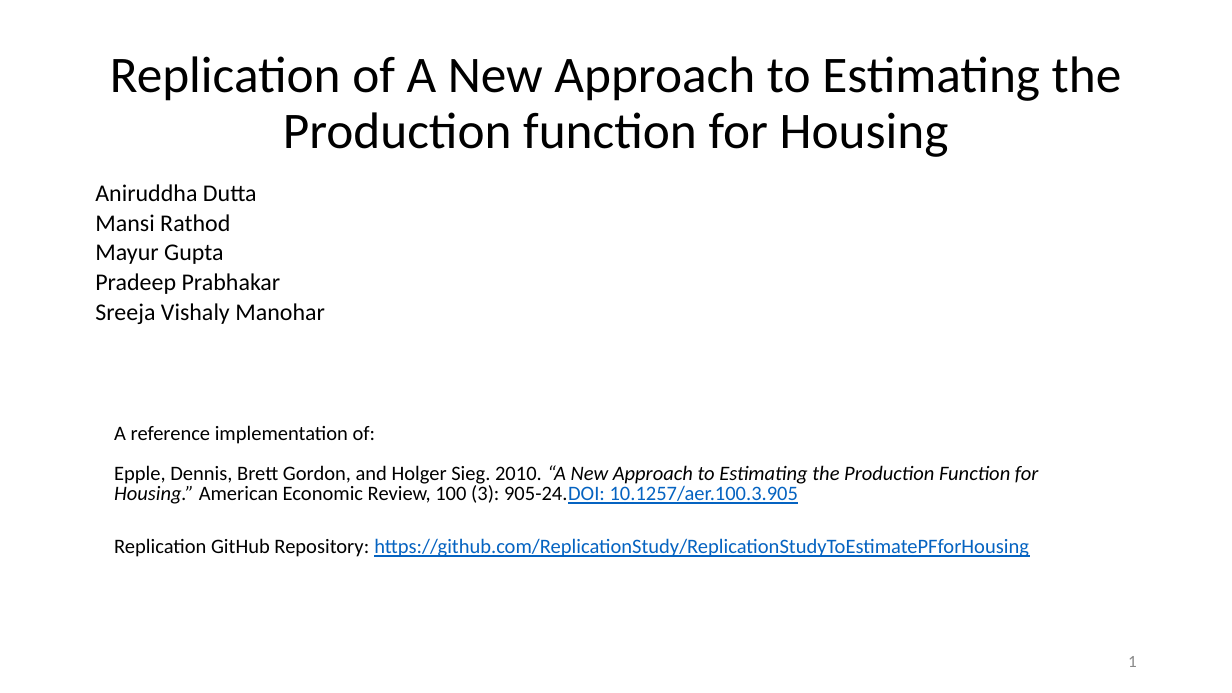
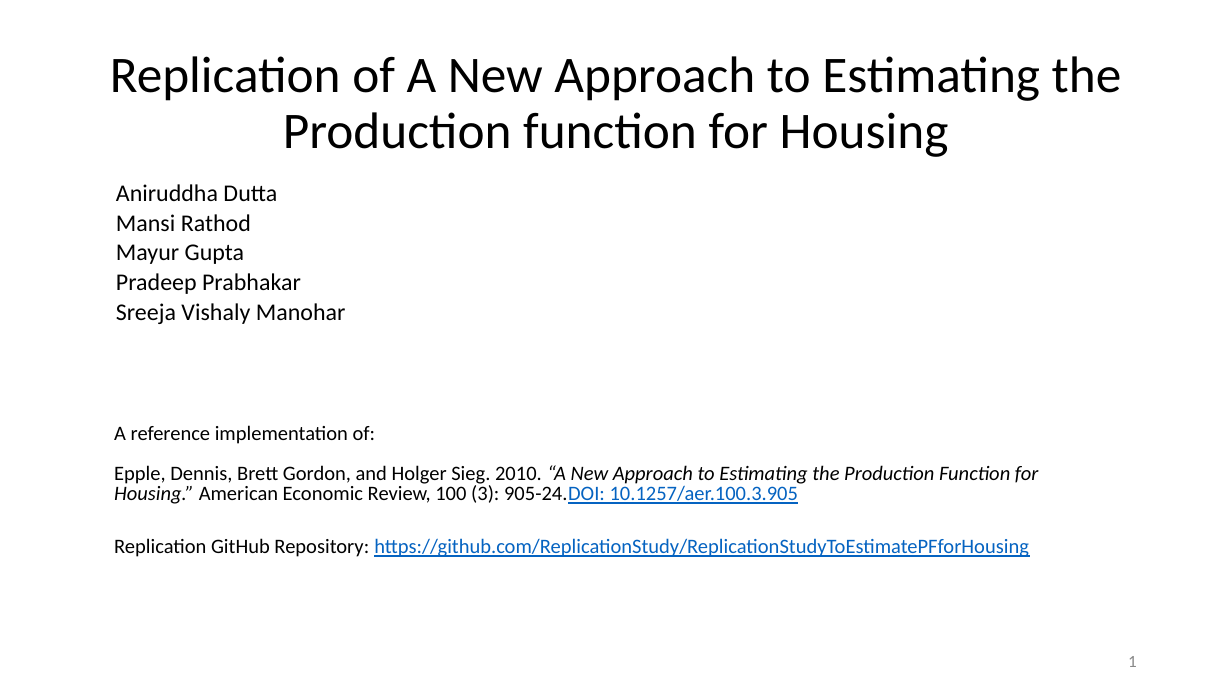
Before and after one commit to rathodmansi/Replication-Study-Housing-Production-Function, a slide deck: slide 1 of Analysis/Replication project - Final presentation.pptx. Drawn at 1232x693 pixels with LibreOffice and Linux fonts; fonts in the diff are those of the drawing. Boxes give left, top, right and bottom in pixels: in the first picture for what was removed or moved away, otherwise in the second. Text is boxed around its words. In the diff, an @@ line names an element or a change of style, - is before the commit and + after.

```diff
--- a/Analysis/Replication project - Final presentation.pptx
+++ b/Analysis/Replication project - Final presentation.pptx
@@ text "Aniruddha Dutta" moved from (x1=95, y1=184, x2=325, y2=324) to (x1=116, y1=184, x2=346, y2=324) @@
```
Also in this commit, not shown: 7 other slides changed.
